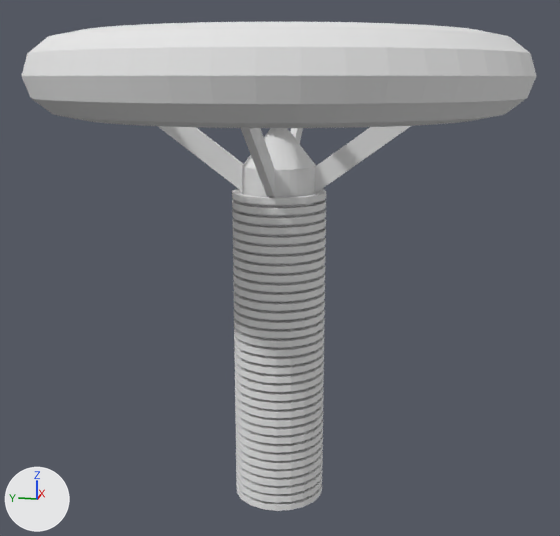
The OBJ model src/main/resources/assets/modernalchemy/models/teslaCoil.obj: old version first, new version second.
Camera for both pictures: a camera (50 mm lens) standing at (-1.573, -0.317, 0.415) and looking at (0.005, -0.001, 0.021). The axes (+X, +Y, +Z) are drawn at lower left. The lights are the same throughout. Where no turn or scale is listed for an object, it has been applied to the vertices. Vertices at the same position are counted once.

In view in the first picture: 'Circle.001_Circle.009'.
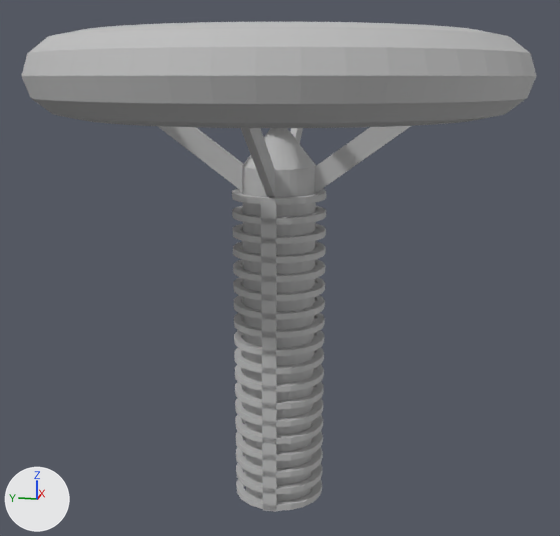
Edits to the bpy script that builds the scene:
```text
Add mat_texturemaping:
    mat_texturemaping = principled_material('TextureMaping')
    mat_texturemaping.base_color = (0.512, 0.512, 0.512)  # grey #bebebe
    mat_texturemaping.roughness = 0.696
Change me_circle_001_circle_009:
    used by ob_circle_001_circle_009; location = (0.0, 0.0, 0.0)
    remove me_circle_001_circle_009.from_pydata(...)  # 4462 vertices, 8788 faces; spans x -0.491..0.491, y -0.491..0.491, z -0.497..0.496
    add me_circle_001_circle_009.from_pydata(...)  # 2970 vertices, 5804 faces; spans x -0.491..0.491, y -0.491..0.491, z -0.497..0.496
    me_circle_001_circle_009 part 1: 17 loose pieces with 1496 vertices, spanning x -0.097..0.097, y -0.097..0.097, z -0.475..0.166, are deleted
    me_circle_001_circle_009 part 2
    2 faces are deleted
    4 vertices are added at (-0.096, 0.017, -0.497), (-0.082, 0.014, -0.497), (-0.083, -0.012, -0.497), (-0.097, -0.014, -0.497)
    10 new faces join them
    me_circle_001_circle_009 part 3: 5794 faces spanning x -0.491..0.491, y -0.491..0.491, z -0.497..0.496 switch from mat_none (white #e7e7e7) to mat_texturemaping (grey #bebebe)
```

Pixel boxes (x1, y1, x2, y2) of what changed, in the pictures (560 x 536 px):
'Circle.001_Circle.009', reshaped
    before: (22, 22, 536, 511)
    after: (22, 22, 536, 512)
part 1 of me_circle_001_circle_009, deleted
    before: (232, 200, 326, 503)
part 2 of me_circle_001_circle_009, built on
    after: (261, 204, 277, 512)
part 3 of me_circle_001_circle_009, recoloured (white to grey)
    both: (22, 22, 536, 511)
